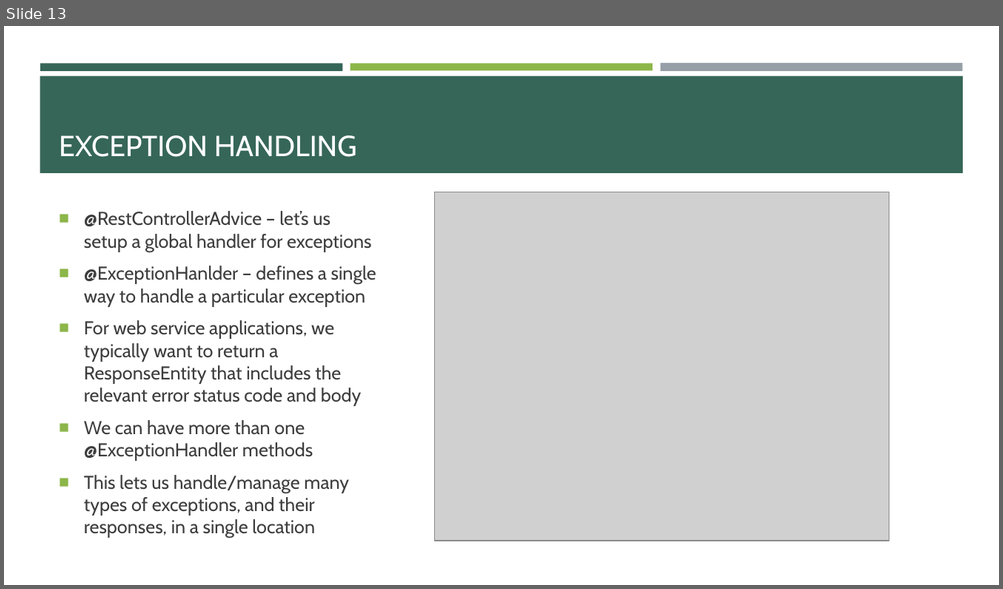
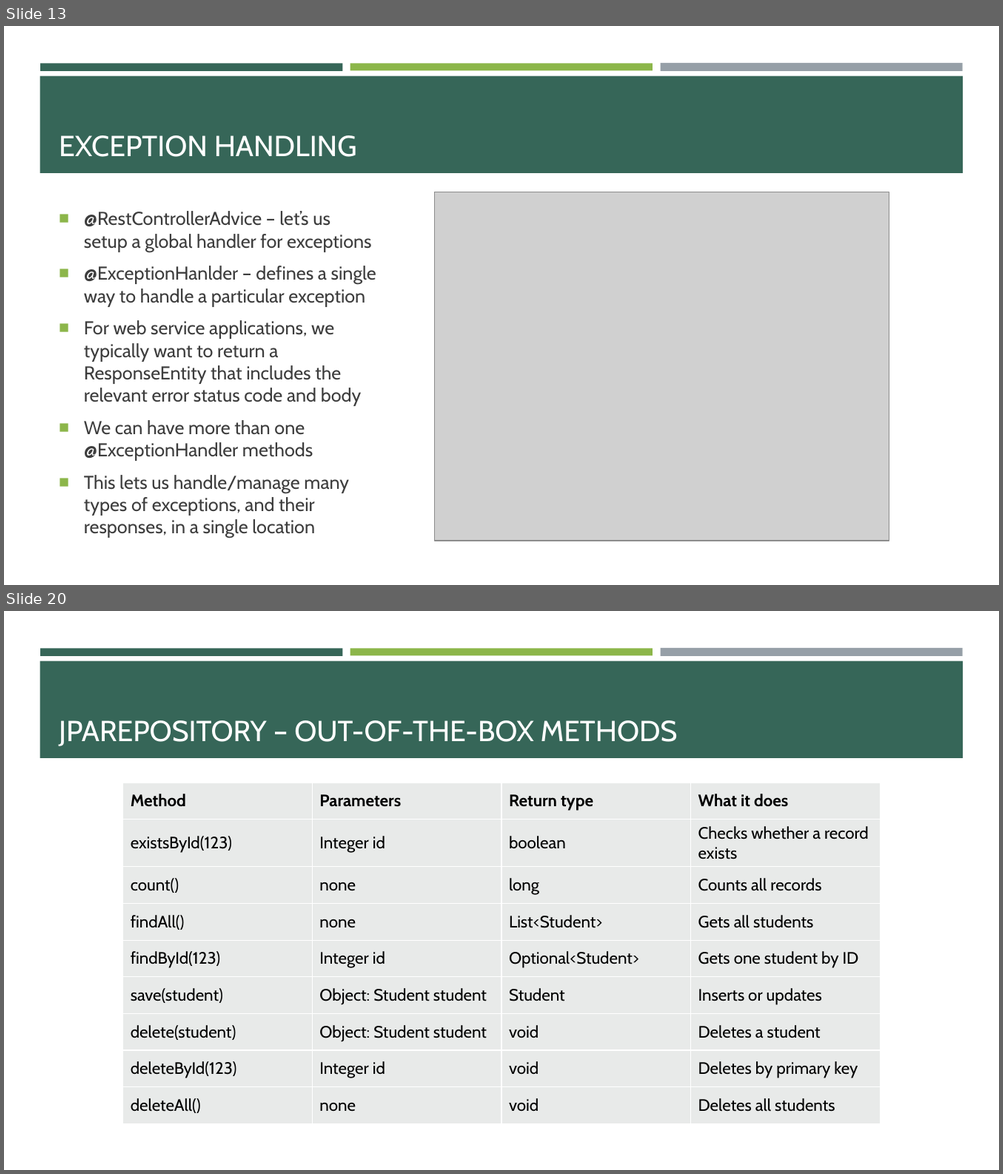
Before and after one commit to e-m-wilson/java-fs, a slide deck: Week_6/02_Hibernate_JPA_&_REST.pptx. Shown one above the other, each under a label of ours: slide 13 before the commit, slides 13 and 20 after it; the slides between them are not shown. The pictures are 1003x589 and 1003x1174 pixels, drawn with LibreOffice and Linux fonts; fonts in the diff are those of the drawing; grey boxes stand for pictures. Boxes give left, top, right and bottom in pixels: in the first picture for what was removed or moved away, otherwise in the second. Text is boxed around its words. In the diff, an @@ line names an element or a change of style, - is before the commit and + after.

```diff
--- a/Week_6/02_Hibernate_JPA_&_REST.pptx
+++ b/Week_6/02_Hibernate_JPA_&_REST.pptx
@@ slide 20 added at (x1=4, y1=611, x2=999, y2=1170), background #FFFFFF; not listed: 4 template elements that a slide beside it also shows @@
@@ title added at (x1=59, y1=721, x2=677, y2=746), 28 pt, text #FFFFFF @@
+JPAREPOSITORY – OUT-OF-THE-BOX METHODS
@@ table added at (x1=122, y1=783, x2=881, y2=1124), 9 rows, 4 columns @@
+Method | Parameters | Return type | What it does
+existsById(123) | Integer id | boolean | Checks whether a record exists
+count() | none | long | Counts all records
+findAll() | none | List<Student> | Gets all students
+findById(123) | Integer id | Optional<Student> | Gets one student by ID
+save(student) | Object: Student student | Student | Inserts or updates
+delete(student) | Object: Student student | void | Deletes a student
+deleteById(123) | Integer id | void | Deletes by primary key
+deleteAll() | none | void | Deletes all students
```
Also in this commit, not shown: 1 slide changed, 18 other slides added, 1 other file.
